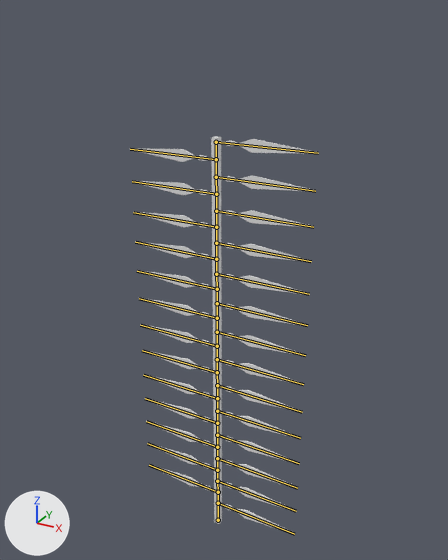
An edit to the Blender file Art/Seaweed.blend, drawn before and after from the same camera.
The view is the same before and after, from a 50 mm camera at (85.7, -151.3, 173.0) aimed at (-0.3, 5.0, 94.8). Arrows for +X, +Y and +Z are at lower left; the lights stay in place. The bones that bend it are drawn over the model as lines.
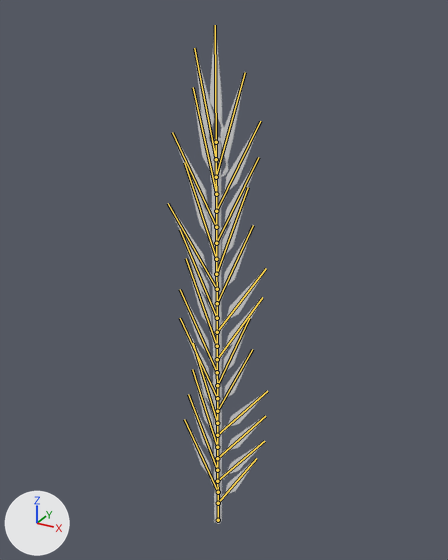
The newer file adds an action. The first version stands in its rest pose; the second is drawn at frame 0 of the action 'ArmatureAction'.

Changed parts and their boxes (x1, y1, x2, y2) in the pictures (448 x 560 px):
'Cube', posed (47% narrower, 25% taller): before (130, 136, 318, 534); after (168, 25, 268, 524)
bone 'Bone.027', root to tip: before (216, 142) to (318, 153); after (216, 142) to (215, 25)
bone 'Bone.053', root to tip: before (216, 159) to (130, 149); after (216, 159) to (194, 48)
bone 'Bone.028', root to tip: before (216, 177) to (315, 191); after (216, 177) to (245, 72)
bone 'Bone.052', root to tip: before (216, 194) to (132, 181); after (216, 194) to (193, 87)
bone 'Bone.029', root to tip: before (216, 211) to (313, 227); after (216, 211) to (260, 121)
bone 'Bone.051', root to tip: before (216, 227) to (133, 212); after (216, 227) to (172, 132)
bone 'Bone.030', root to tip: before (216, 243) to (311, 261); after (216, 243) to (258, 157)
bone 'Bone.050', root to tip: before (216, 259) to (135, 242); after (216, 259) to (184, 162)
bone 'Bone.031', root to tip: before (216, 274) to (309, 294); after (216, 274) to (248, 187)
bone 'Bone.049', root to tip: before (217, 289) to (137, 271); after (217, 289) to (168, 203)
bone 'Bone.032', root to tip: before (217, 303) to (307, 325); after (217, 303) to (253, 225)
bone 'Bone.048', root to tip: before (217, 318) to (139, 298); after (217, 318) to (180, 229)
bone 'Bone.033', root to tip: before (217, 332) to (305, 355); after (217, 332) to (266, 268)
bone 'Bone.047', root to tip: before (217, 346) to (140, 325); after (217, 346) to (186, 258)
bone 'Bone.034', root to tip: before (217, 359) to (303, 384); after (217, 359) to (262, 297)
bone 'Bone.046', root to tip: before (217, 372) to (142, 350); after (217, 372) to (180, 289)
bone 'Bone.035', root to tip: before (217, 385) to (302, 412); after (217, 385) to (249, 318)
bone 'Bone.045', root to tip: before (217, 398) to (143, 375); after (217, 398) to (180, 318)
bone 'Bone.036', root to tip: before (217, 411) to (300, 438); after (217, 411) to (252, 349)
bone 'Bone.044', root to tip: before (217, 423) to (145, 398); after (217, 423) to (193, 343)
bone 'Bone.037', root to tip: before (217, 435) to (299, 463); after (217, 435) to (267, 391)
bone 'Bone.043', root to tip: before (217, 447) to (146, 421); after (217, 447) to (192, 369)
bone 'Bone.038', root to tip: before (217, 458) to (297, 488); after (217, 458) to (265, 416)
bone 'Bone.042', root to tip: before (217, 470) to (147, 443); after (217, 470) to (188, 394)
bone 'Bone.039', root to tip: before (217, 481) to (296, 511); after (217, 481) to (264, 441)
bone 'Bone.041', root to tip: before (218, 492) to (149, 465); after (218, 492) to (184, 419)
bone 'Bone.040', root to tip: before (218, 503) to (294, 534); after (218, 503) to (256, 458)

What the commit changed:
Bone 'Bone.027' (bone_bone_027) turns from (0, 0, 0) to (0, 0, 90) degrees about its own x, y and z.
Bone 'Bone.053' (bone_bone_053) turns from (0, 0, 0) to (0, 0, -77) degrees about its own x, y and z.
Bone 'Bone.028' (bone_bone_028) turns from (0, 0, 0) to (0, 0, 73) degrees about its own x, y and z.
Bone 'Bone.052' (bone_bone_052) turns from (0, 0, 0) to (0, 0, -76) degrees about its own x, y and z.
Bone 'Bone.029' (bone_bone_029) turns from (0, 0, 0) to (0, 0, 63) degrees about its own x, y and z.
Bone 'Bone.051' (bone_bone_051) turns from (0, 0, 0) to (0, 0, -61) degrees about its own x, y and z.
Bone 'Bone.030' (bone_bone_030) turns from (0, 0, 0) to (0, 0, 64) degrees about its own x, y and z.
Bone 'Bone.050' (bone_bone_050) turns from (0, 0, 0) to (0, 0, -69) degrees about its own x, y and z.
Bone 'Bone.031' (bone_bone_031) turns from (0, 0, 0) to (0, 0, 70) degrees about its own x, y and z.
Bone 'Bone.049' (bone_bone_049) turns from (0, 0, 0) to (0, 0, -56) degrees about its own x, y and z.
Bone 'Bone.032' (bone_bone_032) turns from (0, 0, 0) to (0, 0, 67) degrees about its own x, y and z.
Bone 'Bone.048' (bone_bone_048) turns from (0, 0, 0) to (0, 0, -65) degrees about its own x, y and z.
Bone 'Bone.033' (bone_bone_033) turns from (0, 0, 0) to (0, 0, 57) degrees about its own x, y and z.
Bone 'Bone.047' (bone_bone_047) turns from (0, 0, 0) to (0, 0, -69) degrees about its own x, y and z.
Bone 'Bone.034' (bone_bone_034) turns from (0, 0, 0) to (0, 0, 59) degrees about its own x, y and z.
Bone 'Bone.046' (bone_bone_046) turns from (0, 0, 0) to (0, 0, -63) degrees about its own x, y and z.
Bone 'Bone.035' (bone_bone_035) turns from (0, 0, 0) to (0, 0, 68) degrees about its own x, y and z.
Bone 'Bone.045' (bone_bone_045) turns from (0, 0, 0) to (0, 0, -63) degrees about its own x, y and z.
Bone 'Bone.036' (bone_bone_036) turns from (0, 0, 0) to (0, 0, 65) degrees about its own x, y and z.
Bone 'Bone.044' (bone_bone_044) turns from (0, 0, 0) to (0, 0, -72) degrees about its own x, y and z.
Bone 'Bone.037' (bone_bone_037) turns from (0, 0, 0) to (0, 0, 53) degrees about its own x, y and z.
Bone 'Bone.043' (bone_bone_043) turns from (0, 0, 0) to (0, 0, -72) degrees about its own x, y and z.
Bone 'Bone.038' (bone_bone_038) turns from (0, 0, 0) to (0, 0, 54) degrees about its own x, y and z.
Bone 'Bone.042' (bone_bone_042) turns from (0, 0, 0) to (0, 0, -68) degrees about its own x, y and z.
Bone 'Bone.039' (bone_bone_039) turns from (0, 0, 0) to (0, 0, 54) degrees about its own x, y and z.
Bone 'Bone.041' (bone_bone_041) turns from (0, 0, 0) to (0, 0, -64) degrees about its own x, y and z.
Bone 'Bone.040' (bone_bone_040) turns from (0, 0, 0) to (0, 0, 60) degrees about its own x, y and z.
